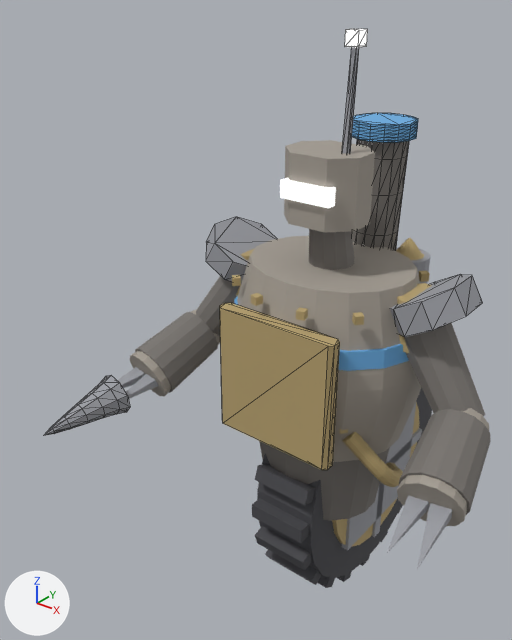
The glTF model art/creator/machine/export/machine.glb: old version first, new version second.
The view is the same before and after, from a camera (50 mm lens) standing at (1.17, -1.86, 2.26) and looking at (-0.21, -0.13, 1.19). The axes (+X, +Y, +Z) are drawn at lower left. The lights are the same throughout. The first picture is the older version. Mesh edges are drawn as thin lines on the coarser meshes.

The first picture shows 'machine.001', 'part.back.stack', 'part.head.antenna', 'part.shoulders.plates', 'part.torso.boiler_plate', 'part.weapon.drill'.
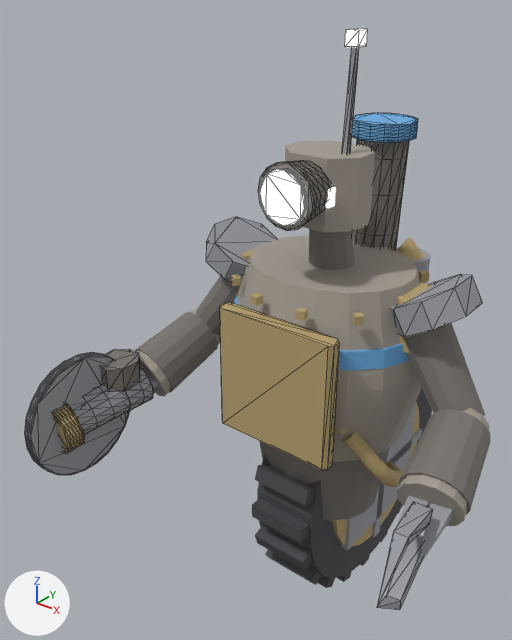
Boxes [x1, y1, x2, y2] around the edits, measured in the pictures (512 x 640 px):
```json
{"object": "part.weapon.buzzsaw", "change": "added", "after": [24, 352, 130, 475]}
{"object": "part.weapon.cannon", "change": "added", "after": [53, 349, 154, 454]}
{"object": "part.head.lamp", "change": "added", "after": [258, 161, 333, 231], "faces in mat_emissive": [259, 168, 308, 227], "faces in mat_metal": [258, 161, 333, 231]}
{"object": "part.offhand.claw", "change": "added", "after": [377, 502, 433, 610]}
{"object": "part.weapon.drill", "change": "unchanged, covered by the edit", "before": [44, 375, 130, 436]}
```

Edits to the scene script, one JSON object a line:
```json
{"op": "add", "block": "me_part_weapon_cannon", "code": ["me_part_weapon_cannon = bpy.data.meshes.new('part.weapon.cannon')", "me_part_weapon_cannon.from_pydata(...)  # 226 vertices, 440 faces; spans x -0.716..-0.496, y -0.735..-0.348, z 0.778..1.039", "me_part_weapon_cannon.materials.append(mat_metal)"]}
{"op": "add", "block": "me_part_weapon_buzzsaw", "code": ["me_part_weapon_buzzsaw = bpy.data.meshes.new('part.weapon.buzzsaw')", "me_part_weapon_buzzsaw.from_pydata(...)  # 315 vertices, 618 faces; spans x -0.642..-0.54, y -0.829..-0.388, z 0.667..1.103", "me_part_weapon_buzzsaw.materials.append(mat_metal)"]}
{"op": "add", "block": "me_part_offhand_claw", "code": ["me_part_offhand_claw = bpy.data.meshes.new('part.offhand.claw')", "me_part_offhand_claw.from_pydata(...)  # 17 vertices, 28 faces; spans x 0.556..0.625, y -0.699..-0.399, z 0.763..1.015", "me_part_offhand_claw.materials.append(mat_metal)"]}
{"op": "add", "block": "me_part_head_lamp", "code": ["me_part_head_lamp = bpy.data.meshes.new('part.head.lamp')", "me_part_head_lamp.from_pydata(...)  # 210 vertices, 412 faces; spans x -0.099..0.097, y -0.283..-0.112, z 1.595..1.792", "# faces by material slot: [206, 206]", "me_part_head_lamp.materials.append(mat_metal)", "me_part_head_lamp.materials.append(mat_emissive)"]}
{"op": "add", "block": "ob_part_weapon_cannon", "code": ["ob_part_weapon_cannon = bpy.data.objects.new('part.weapon.cannon', me_part_weapon_cannon)", "ob_part_weapon_cannon.location = (0.0, 0.0, 0.0)"]}
{"op": "add", "block": "ob_part_weapon_buzzsaw", "code": ["ob_part_weapon_buzzsaw = bpy.data.objects.new('part.weapon.buzzsaw', me_part_weapon_buzzsaw)", "ob_part_weapon_buzzsaw.location = (0.0, 0.0, 0.0)"]}
{"op": "add", "block": "ob_part_offhand_claw", "code": ["ob_part_offhand_claw = bpy.data.objects.new('part.offhand.claw', me_part_offhand_claw)", "ob_part_offhand_claw.location = (0.0, 0.0, 0.0)"]}
{"op": "add", "block": "ob_part_head_lamp", "code": ["ob_part_head_lamp = bpy.data.objects.new('part.head.lamp', me_part_head_lamp)", "ob_part_head_lamp.location = (0.0, 0.0, 0.0)"]}
```
